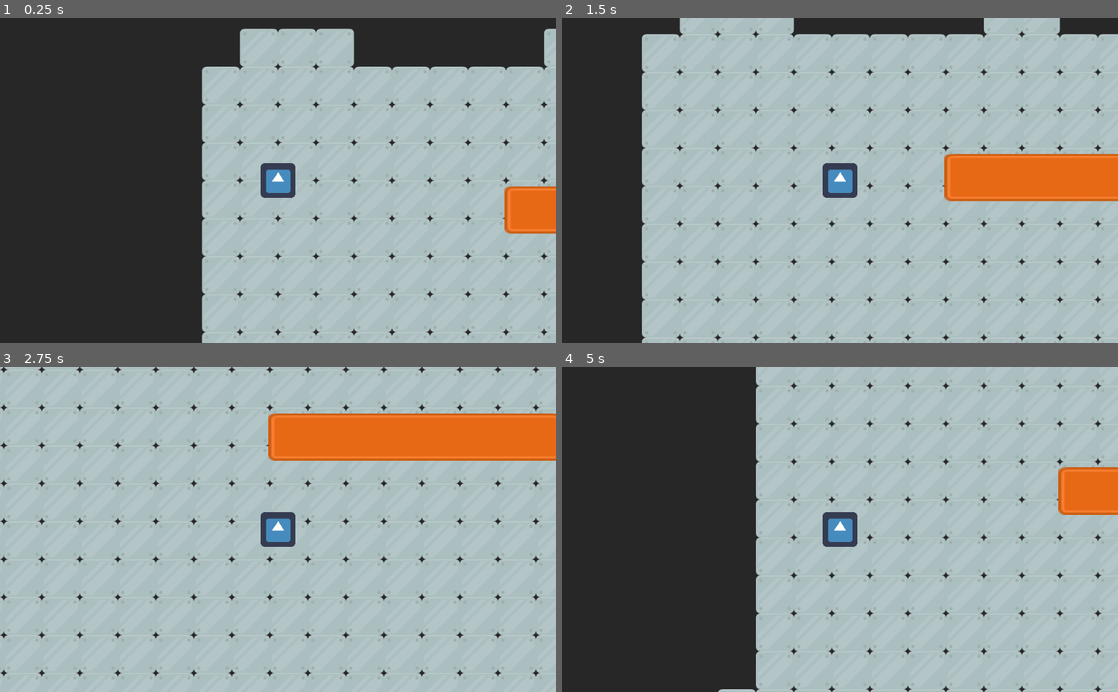
Above: before the commit, frames 1-4 (two rows, left to right).
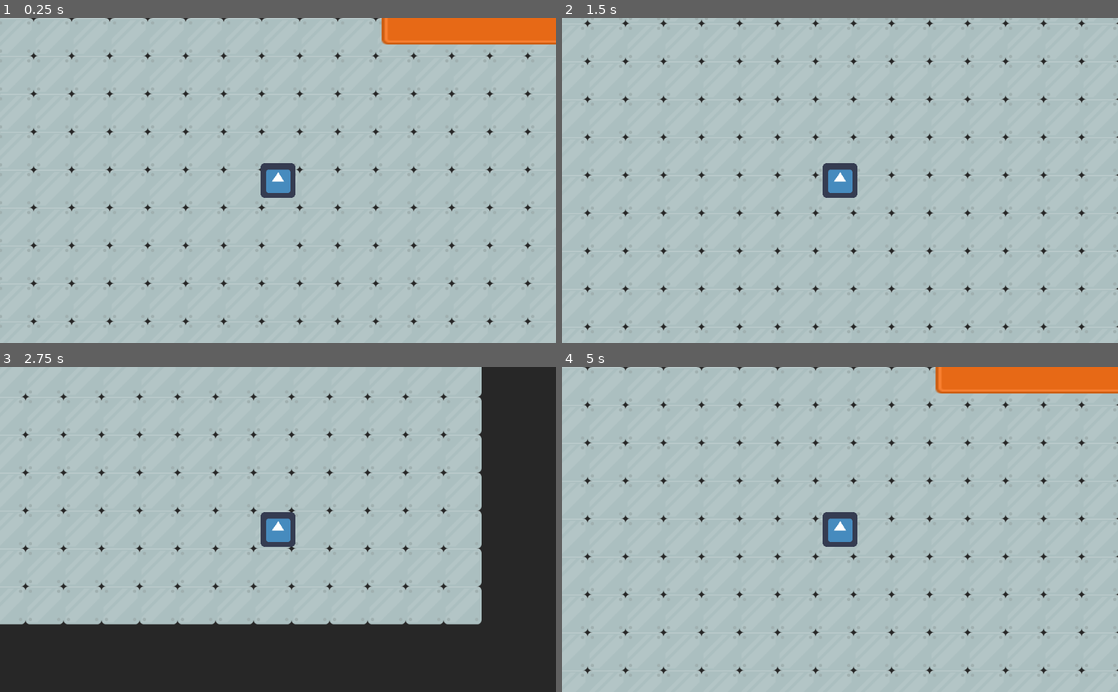
Above: after the commit, the same moments.

Repository: cznrhubarb/loveinthetimeofcapitalism
Game: Godot game, scene res://scn/DistributionCenter.tscn
Two runs of this game, one before a commit and one after it. Both use one fixed random seed, a clock stepped at 60 frames per second and the inputs below. The engine's default icon, where the game draws it, is replaced by a stand-in: a white triangle on a blue panel in a dark square.
Inputs:
- Up to frame 1 (0.25 s): no input
- Up to frame 2 (1.5 s): tap Enter at 0.5 s; hold D (move_right) 0.53-1.28 s; hold S (move_down) from 1.28 s (still down)
- Up to frame 3 (2.75 s): release S (move_down) at 2.03 s; hold D (move_right) from 2.03 s (still down)
- Up to frame 4 (5 s): release D (move_right) at 2.78 s; hold W (move_up) 2.78-3.53 s; hold A (move_left) from 3.53 s (still down)

The runs differ from the first frame. In frame 1, 46% of the frame differs, in the area x 0-100%, y 0-100%; in frame 2, 24%; in frame 3, 39%; in frame 4, 41%.

Commit message:
Adding all the other stuff we worked on.

Diff:
--- a/project.godot
+++ b/project.godot
@@ -23,22 +23,26 @@
 
 move_right={
 "deadzone": 0.5,
-"events": [ Object(InputEventKey,"resource_local_to_scene":false,"resource_name":"","device":0,"alt":false,"shift":false,"control":false,"meta":false,"command":false,"pressed":false,"scancode":68,"unicode":0,"echo":false,"script":null)
+"events": [ Object(InputEventKey,"resource_local_to_scene":false,"resource_name":"","device":0,"alt":false,"shift":false,"control":false,"meta":false,"command":false,"pressed":false,"scancode":16777233,"unicode":0,"echo":false,"script":null)
+, Object(InputEventKey,"resource_local_to_scene":false,"resource_name":"","device":0,"alt":false,"shift":false,"control":false,"meta":false,"command":false,"pressed":false,"scancode":68,"unicode":0,"echo":false,"script":null)
  ]
 }
 move_left={
 "deadzone": 0.5,
 "events": [ Object(InputEventKey,"resource_local_to_scene":false,"resource_name":"","device":0,"alt":false,"shift":false,"control":false,"meta":false,"command":false,"pressed":false,"scancode":65,"unicode":0,"echo":false,"script":null)
+, Object(InputEventKey,"resource_local_to_scene":false,"resource_name":"","device":0,"alt":false,"shift":false,"control":false,"meta":false,"command":false,"pressed":false,"scancode":16777231,"unicode":0,"echo":false,"script":null)
  ]
 }
 move_up={
 "deadzone": 0.5,
 "events": [ Object(InputEventKey,"resource_local_to_scene":false,"resource_name":"","device":0,"alt":false,"shift":false,"control":false,"meta":false,"command":false,"pressed":false,"scancode":87,"unicode":0,"echo":false,"script":null)
+, Object(InputEventKey,"resource_local_to_scene":false,"resource_name":"","device":0,"alt":false,"shift":false,"control":false,"meta":false,"command":false,"pressed":false,"scancode":16777232,"unicode":0,"echo":false,"script":null)
  ]
 }
 move_down={
 "deadzone": 0.5,
 "events": [ Object(InputEventKey,"resource_local_to_scene":false,"resource_name":"","device":0,"alt":false,"shift":false,"control":false,"meta":false,"command":false,"pressed":false,"scancode":83,"unicode":0,"echo":false,"script":null)
+, Object(InputEventKey,"resource_local_to_scene":false,"resource_name":"","device":0,"alt":false,"shift":false,"control":false,"meta":false,"command":false,"pressed":false,"scancode":16777234,"unicode":0,"echo":false,"script":null)
  ]
 }
 
--- a/scn/DistributionCenter.tscn
+++ b/scn/DistributionCenter.tscn
@@ -1,8 +1,11 @@
-[gd_scene load_steps=6 format=2]
+[gd_scene load_steps=8 format=2]
 
 [ext_resource path="res://img/metalRounded.png" type="Texture" id=1]
-[ext_resource path="res://img/red_button.png" type="Texture" id=2]
+[ext_resource path="res://scn/Shelf.tscn" type="PackedScene" id=2]
 [ext_resource path="res://scn/Worker.tscn" type="PackedScene" id=3]
+[ext_resource path="res://scn/OrderTerminal.tscn" type="PackedScene" id=4]
+[ext_resource path="res://img/platformIndustrial_046.png" type="Texture" id=5]
+[ext_resource path="res://src/Slidedown Menu.gd" type="Script" id=6]
 
 [sub_resource type="TileSet" id=1]
 0/name = "metalRounded.png 0"
@@ -16,9 +19,6 @@
 0/shapes = [  ]
 0/z_index = 0
 
-[sub_resource type="RectangleShape2D" id=2]
-extents = Vector2( 94.9777, 22.6833 )
-
 [node name="DistributionCenter" type="Node2D"]
 
 [node name="TileMap" type="TileMap" parent="."]
@@ -27,14 +27,25 @@
 format = 1
 tile_data = PoolIntArray( -327672, 0, 0, -196609, 0, 0, -262144, 0, 0, -262143, 0, 0, -262137, 0, 0, -262136, 0, 0, -13 …(3414 unchanged characters)…
 
-[node name="Wall" type="Sprite" parent="."]
-position = Vector2( 687.757, 54.1336 )
-scale = Vector2( 2.85062, 1.93765 )
-texture = ExtResource( 2 )
-
-[node name="StaticBody2D" type="StaticBody2D" parent="Wall"]
-
-[node name="CollisionShape2D" type="CollisionShape2D" parent="Wall/StaticBody2D"]
-shape = SubResource( 2 )
+[node name="Shelf" parent="." instance=ExtResource( 2 )]
+position = Vector2( 841.414, 5.6983 )
 
 [node name="Worker" parent="." instance=ExtResource( 3 )]
+position = Vector2( 380, 300 )
+
+[node name="OrderTerminal" parent="." instance=ExtResource( 4 )]
+
+[node name="CanvasLayer" type="CanvasLayer" parent="."]
+
+[node name="Slidedown Menu" type="Sprite" parent="CanvasLayer"]
+position = Vector2( 530, -400 )
+scale = Vector2( 11, 10 )
+texture = ExtResource( 5 )
+script = ExtResource( 6 )
+
+[node name="Timer" type="Timer" parent="CanvasLayer/Slidedown Menu"]
+wait_time = 4.0
+autostart = true
+
+[node name="HUDTween" type="Tween" parent="CanvasLayer"]
+[connection signal="timeout" from="CanvasLayer/Slidedown Menu/Timer" to="CanvasLayer/Slidedown Menu" method="_on_Timer_timeout"]
--- /dev/null
+++ b/scn/OrderTerminal.tscn
@@ -0,0 +1,29 @@
+[gd_scene load_steps=5 format=2]
+
+[ext_resource path="res://img/platformIndustrial_046.png" type="Texture" id=1]
+[ext_resource path="res://src/OrderTerminal.gd" type="Script" id=2]
+
+[sub_resource type="RectangleShape2D" id=1]
+extents = Vector2( 33.4037, 32.8469 )
+
+[sub_resource type="RectangleShape2D" id=2]
+extents = Vector2( 52.3325, 54.0025 )
+
+[node name="OrderTerminal" type="Sprite"]
+position = Vector2( 24.0019, -159.55 )
+scale = Vector2( 1.5, 1.5 )
+texture = ExtResource( 1 )
+script = ExtResource( 2 )
+
+[node name="StaticBody2D" type="StaticBody2D" parent="."]
+collision_layer = 2
+
+[node name="CollisionShape2D" type="CollisionShape2D" parent="StaticBody2D"]
+shape = SubResource( 1 )
+
+[node name="Area2D" type="Area2D" parent="."]
+
+[node name="CollisionShape2D" type="CollisionShape2D" parent="Area2D"]
+shape = SubResource( 2 )
+[connection signal="body_entered" from="Area2D" to="." method="_on_Area2D_body_entered"]
+[connection signal="body_exited" from="Area2D" to="." method="_on_Area2D_body_exited"]
--- /dev/null
+++ b/scn/RequestLineItem.tscn
@@ -0,0 +1,27 @@
+[gd_scene load_steps=5 format=2]
+
+[ext_resource path="res://src/RequestLineItem.gd" type="Script" id=1]
+[ext_resource path="res://img/notebook_1f4d3.png" type="Texture" id=2]
+
+[sub_resource type="DynamicFontData" id=1]
+font_path = "res://fnt/consola.ttf"
+
+[sub_resource type="DynamicFont" id=2]
+size = 8
+outline_color = Color( 1, 0.00392157, 0.00392157, 1 )
+font_data = SubResource( 1 )
+
+[node name="RequestLineItem" type="Node2D"]
+script = ExtResource( 1 )
+
+[node name="TimeRemaining" type="RichTextLabel" parent="."]
+margin_left = 9.0
+margin_top = -6.0
+margin_right = 76.0
+margin_bottom = 10.0
+custom_fonts/normal_font = SubResource( 2 )
+text = "due in 4:32"
+
+[node name="Icon" type="Sprite" parent="."]
+scale = Vector2( 0.0606061, 0.0606061 )
+texture = ExtResource( 2 )
--- a/scn/Worker.tscn
+++ b/scn/Worker.tscn
@@ -7,6 +7,7 @@
 extents = Vector2( 27, 27 )
 
 [node name="Worker" type="KinematicBody2D"]
+collision_mask = 0
 script = ExtResource( 1 )
 
 [node name="Sprite" type="Sprite" parent="."]
--- /dev/null
+++ b/src/OrderTerminal.gd
@@ -0,0 +1,26 @@
+extends Sprite
+
+onready var tween = get_tree().get_root().find_node("HUDTween", true, false)
+onready var menu = get_tree().get_root().find_node("Slidedown Menu", true, false)
+
+# Called when the node enters the scene tree for the first time.
+func _ready():
+	pass
+
+# Called every frame. 'delta' is the elapsed time since the previous frame.
+#func _process(delta):
+#	pass
+
+
+func _on_Area2D_body_entered(body):
+	print("enter")
+
+	if body == get_node("StaticBody2D"):
+		return
+	tween.interpolate_property(menu, "position", Vector2(530, -400), Vector2(530, 200), .5, Tween.TRANS_QUAD, Tween.EASE_OUT)
+	tween.start()
+
+func _on_Area2D_body_exited(body):
+	print("exit")
+	tween.interpolate_property(menu, "position", Vector2(530, 200), Vector2(530, -400), .5, Tween.TRANS_QUAD, Tween.EASE_OUT)
+	tween.start()
--- /dev/null
+++ b/src/RequestLineItem.gd
@@ -0,0 +1,10 @@
+extends Node2D
+
+var time_remaining
+onready var label = get_node("TimeRemaining")
+
+
+func _process(delta):
+	time_remaining -= delta
+	#TODO Make this look like a clock number
+	label.text = "Due in " + str(ceil(time_remaining))
--- /dev/null
+++ b/src/Slidedown Menu.gd
@@ -0,0 +1,15 @@
+extends Sprite
+
+var line_items = []
+
+func create_order(icon, time):
+	var scn = load("res://scn/RequestLineItem.tscn")
+	var line_item = scn.instance()
+	line_item.time_remaining = time
+	line_item.position.y += 16 * line_items.size()
+	add_child(line_item)
+	line_items.append(line_item)
+
+func _on_Timer_timeout():
+	print("timeout")
+	create_order("notebook", 64)
Binary file added: fnt/consola.ttf
Binary file added: fnt/consolab.ttf
Binary file added: fnt/consolai.ttf
Binary file added: fnt/consolaz.ttf
Binary file added: img/notebook_1f4d3.png
Not shown, added: img/notebook_1f4d3.png.import
